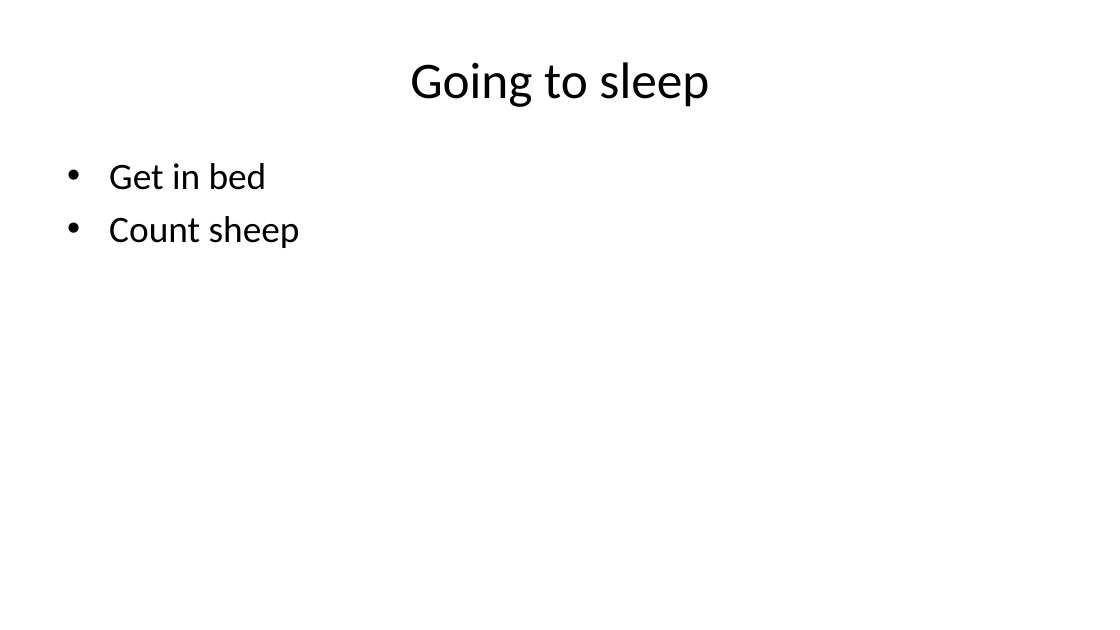
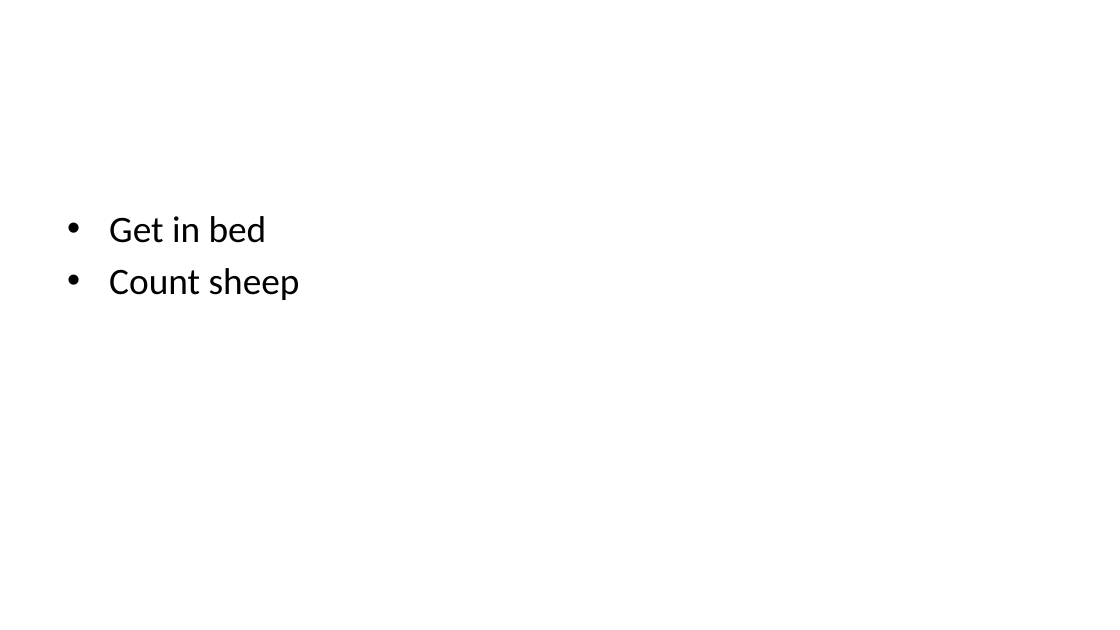
Before and after one commit to Allisterh/VAR_conditional_forecast-ECON-493-forcasting-economy, a slide deck: slide 14 of The research project/The_power_point.pptx (slide 8 before the commit). Drawn at 1120x630 pixels with LibreOffice and Linux fonts; fonts in the diff are those of the drawing. Boxes give left, top, right and bottom in pixels: in the first picture for what was removed or moved away, otherwise in the second. Text is boxed around its words. In the diff, an @@ line names an element or a change of style, - is before the commit and + after.

```diff
--- a/The research project/The_power_point.pptx
+++ b/The research project/The_power_point.pptx
@@ title removed at (x1=410, y1=62, x2=709, y2=107) @@
-Going to sleep
@@ text "Get in bed" moved from (x1=109, y1=163, x2=300, y2=248) to (x1=109, y1=216, x2=300, y2=300) @@
```
Also in this commit, not shown: 1 other slide changed, 12 slides added, 6 slides removed, 7 other files.
